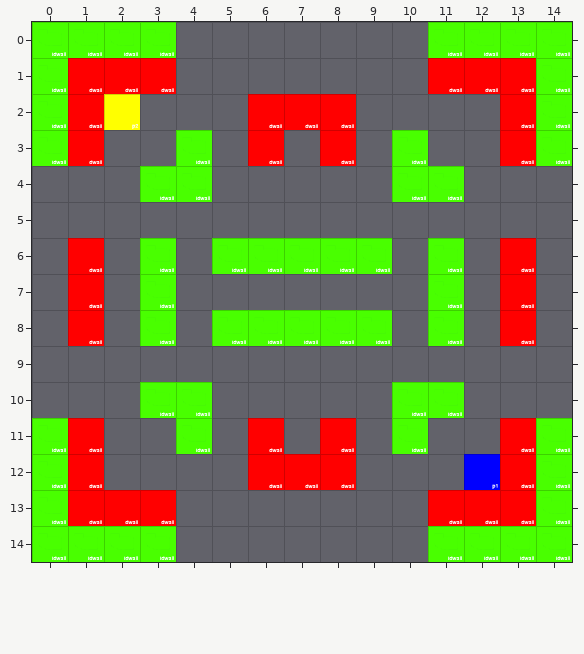
One commit to this Tiled map: Assets/Resources/Tilemaps/map02.tmx. The picture above was drawn from the file before the commit.
Cells are 96x96 px. Shown: x 0..14, y 0..14. The commit also replaced the tileset; all pictures use the new one.
The same view after the edit:
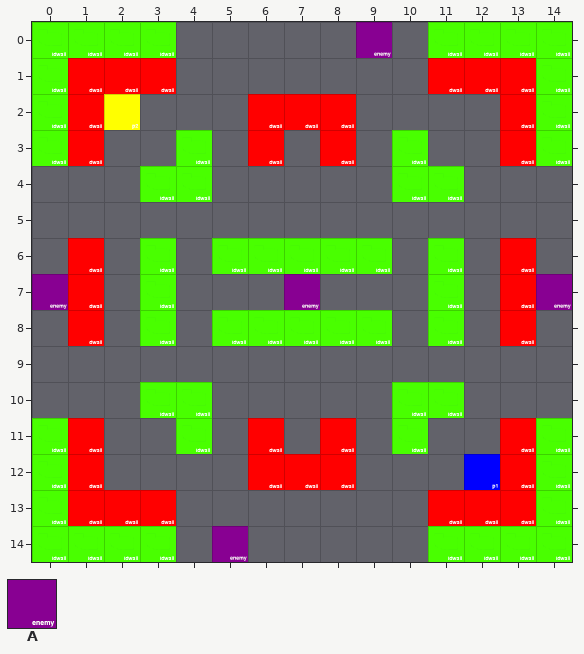
Key: from "tilemap": A 4.
_ is an empty cell, . an unchanged one.
Changes in this commit:
--- layer "Players"
@@ x 9..9 @@
- 0 _
+ 0 A
@@ x 0..14 @@
- 7 _......_......_
+ 7 A......A......A
@@ x 5..5 @@
-14 _
+14 A
Where, in picture pixels (left, top, right, bottom), the same in both pictures:
added: (356, 22, 392, 58)
added: (32, 274, 68, 310)
added: (284, 274, 320, 310)
added: (536, 274, 572, 310)
added: (212, 526, 248, 562)
